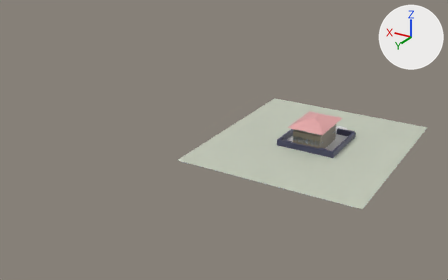
The Blender file TresFabulasGeniales/Assets/Modelos/Entorno/terceraHistoria/escenaTerceraHistoria.blend, before and after one commit.
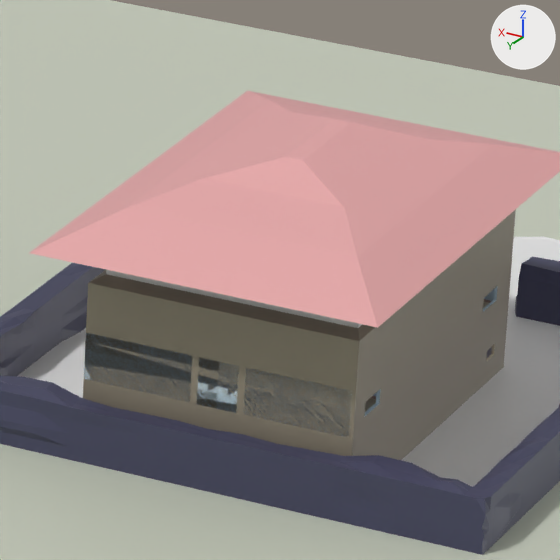
Each version appears first whole from a 50 mm camera at (-568.0, 1407.0, 633.0) aimed at (303.0, -44.0, -93.0), and next in a close-up on the part from 63% to 76% of the width and 37% to 57% of the height. Lighting does not change. The marker at upper right points along +X, +Y and +Z.
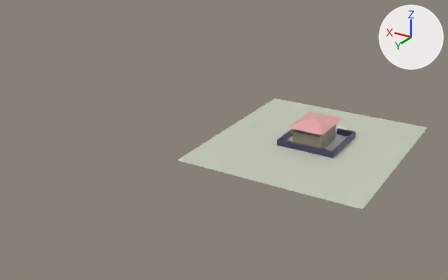
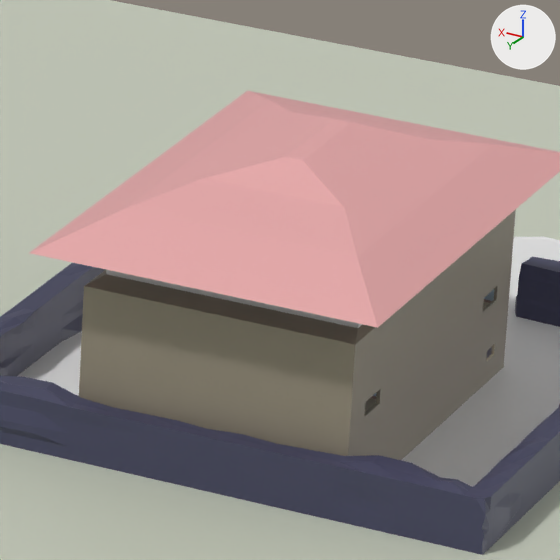
Patch to the scene script:
```diff
--- a/TresFabulasGeniales/Assets/Modelos/Entorno/terceraHistoria/escenaTerceraHistoria.blend.py
+++ b/TresFabulasGeniales/Assets/Modelos/Entorno/terceraHistoria/escenaTerceraHistoria.blend.py
@@ mat_material_029 @@
+mat_material_029 = principled_material('Material.029')
+mat_material_029.base_color = (0.8, 0.8, 0.8)  # white #e7e7e7
@@ me_cube_001 @@
 # used by ob_cube; location = (0.0, 0.0, 0.0)
-me_cube_001.from_pydata(...)  # 5159 vertices, 4518 faces, 9 loose edges; spans x -228.0..1166.0, y -266.0..271.0, z -28.0..54.0
+me_cube_001.from_pydata(...)  # 5773 vertices, 5051 faces, 9 loose edges; spans x -228.0..1166.0, y -266.0..271.0, z -28.0..54.0
+# me_cube_001 part 1: 40 vertices moved from x -72.0..38.0, y -90.0..52.0, z -20.0..27.0 to x -72.0..38.0, y -89.0..55.0, z -20.0..27.0; 1 vertex removed from x -23.0, y -52.0, z 8.0; 615 vertices added at x -37.0..33.0, y -71.0..52.0, z -1.0..54.0
+# me_cube_001 part 2: 24 faces spanning x -38.0..38.0, y -45.0..45.0, z 3.0..7.0 switch from mat_material_001 (blue #c2d8e7) to mat_material_007 (brown #8f8676)
+# me_cube_001 part 3: 33 faces spanning x -23.0..23.0, y -44.0..52.0, z -1.0..13.0 switch from mat_material_001 (blue #c2d8e7) to mat_material_067 (blue #9ba6bb)
 me_cube_001.materials.append(mat_material_002)
@@ me_cube_001 @@
 me_cube_001.materials.append(mat_material_071)
+me_cube_001.materials.append(mat_material_029)  # white #e7e7e7
```

Where the change shows, as pixel boxes (x1, y1, x2, y2) in the close-ups (560 x 560 px):
part 1 of me_cube_001, built on
    before: (83, 270, 560, 487)
    after: (79, 119, 560, 487)
part 2 of me_cube_001, recoloured
    both: (364, 287, 497, 417)
part 3 of me_cube_001, recoloured
    before: (198, 376, 218, 394)
